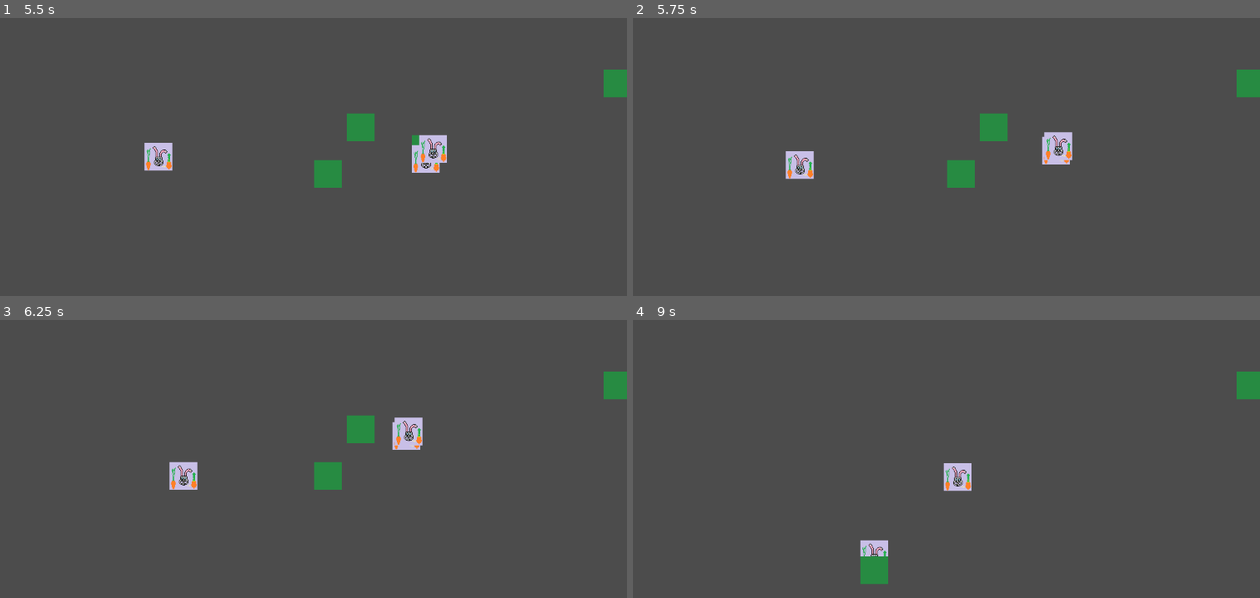
Above: before the commit, frames 1-4 (two rows, left to right).
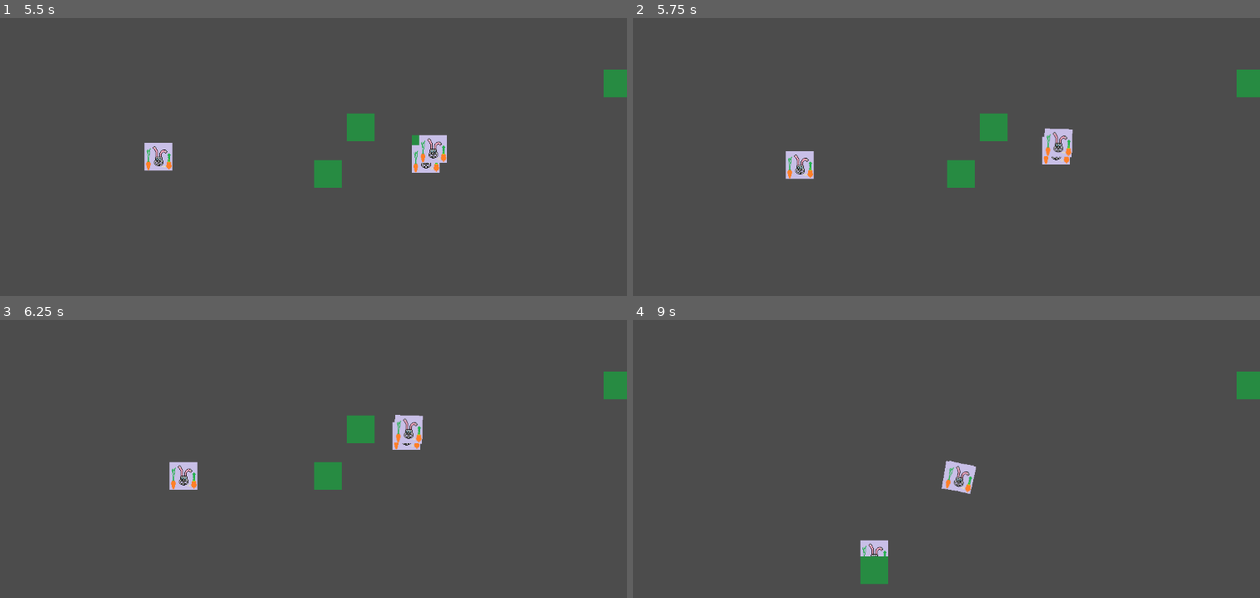
Above: after the commit, the same moments.

Repository: Unrimah/petri_cup
Game: Godot game, scene res://Node2D.tscn
Same seed, same stepped clock (60 frames per second), same inputs: the game is played once before the commit and once after it.
Inputs:
- Up to frame 1 (5.5 s): no input
- Up to frame 2 (5.75 s): no input
- Up to frame 3 (6.25 s): no input
- Up to frame 4 (9 s): no input

Frame 1 is identical in both runs. In frame 2, 0.3% of the frame differs, in the area x 65-71%, y 39-52%; in frame 3, 0.3%; in frame 4, 0.3%, in the area x 49-55%, y 50-63%.

Commit message:
Rabbit collision added

Diff:
--- a/RabbitBody2D.tscn
+++ b/RabbitBody2D.tscn
@@ -1,10 +1,18 @@
-[gd_scene load_steps=3 format=2]
+[gd_scene load_steps=4 format=2]
 
 [ext_resource path="res://RabbitBody2D.gd" type="Script" id=1]
 [ext_resource path="res://rabbit_skin2.bmp" type="Texture" id=2]
 
+[sub_resource type="RectangleShape2D" id=1]
+extents = Vector2( 25, 25 )
+
 [node name="RabbitBody2D" type="RigidBody2D"]
+can_sleep = false
 script = ExtResource( 1 )
 
 [node name="RabbitSkin" type="Sprite" parent="."]
 texture = ExtResource( 2 )
+
+[node name="CollisionShape2D" type="CollisionShape2D" parent="."]
+shape = SubResource( 1 )
+one_way_collision_margin = 0.0
